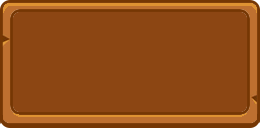
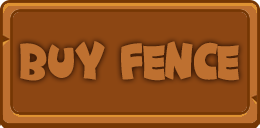
Two versions of the same layered image (260x128). Layer-by-layer changes:
added layer "buy Fence" above "Layer 3" over (20, 41, 239, 81)
added layer "buy Fence copy" above "Pressed" over (20, 45, 239, 85)
added layer "Pressed" over (0, 8, 260, 128)
